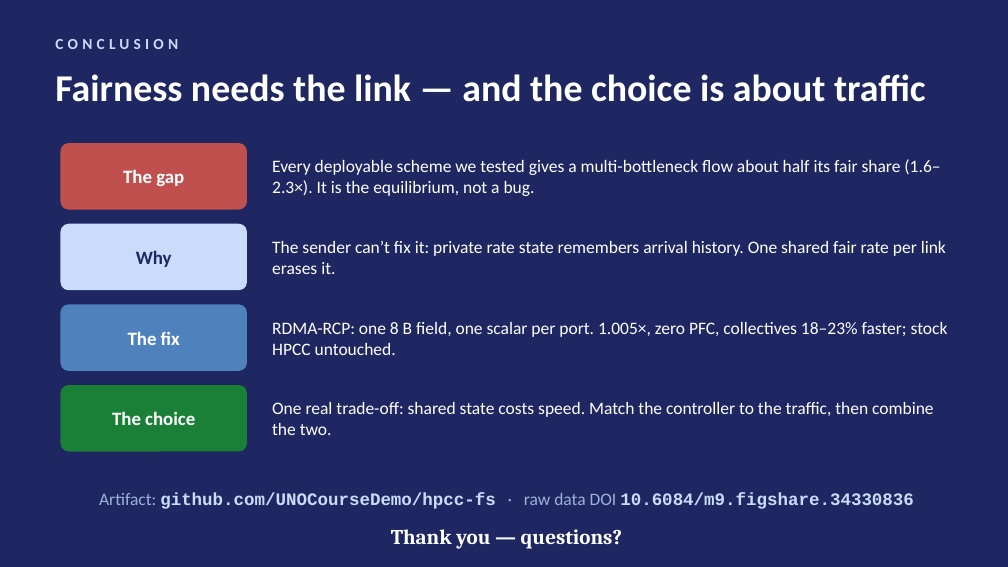
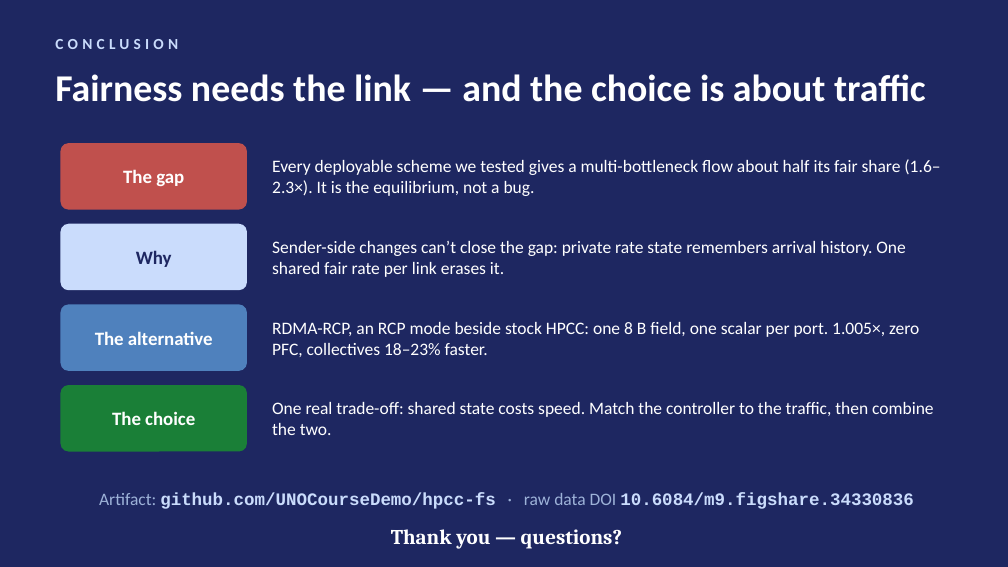
Before and after one commit to UNOCourseDemo/hpcc-fs, a slide deck: slide 22 of examples/hpcc/hpcc-fs/talk/ipccc2026-talk.pptx. Drawn at 1008x567 pixels with LibreOffice and Linux fonts; fonts in the diff are those of the drawing. Boxes give left, top, right and bottom in pixels: in the first picture for what was removed or moved away, otherwise in the second. Text is boxed around its words. In the diff, an @@ line names an element or a change of style, - is before the commit and + after.

Commit message:
talk: RCP symbol table; conclusion frames RDMA-RCP as an alternative mode

```diff
--- a/examples/hpcc/hpcc-fs/talk/ipccc2026-talk.pptx
+++ b/examples/hpcc/hpcc-fs/talk/ipccc2026-talk.pptx
@@ text at [272,241,905,277]: text changed @@
-The sender can’t fix it: private rate state remembers arrival history. One shared fair rate per link erases it.
+Sender-side changes can’t close the gap: private rate state remembers arrival history. One shared fair rate per link erases it.
@@ text at [272,322,919,357]: text changed @@
-RDMA-RCP: one 8 B field, one scalar per port. 1.005×, zero PFC, collectives 18–23% faster; stock HPCC untouched.
+RDMA-RCP, an RCP mode beside stock HPCC: one 8 B field, one scalar per port. 1.005×, zero PFC, collectives 18–23% faster.
@@ text at [95,331,213,345]: text changed @@
-The fix
+The alternative
```
Also in this commit, not shown: 1 other slide changed, 3 other files.
